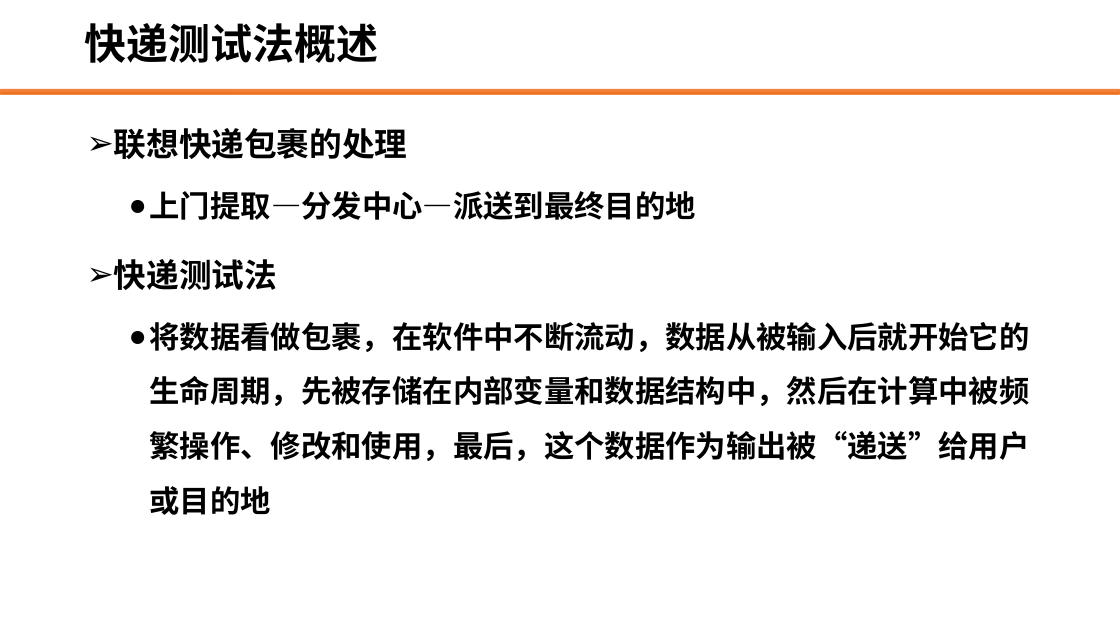
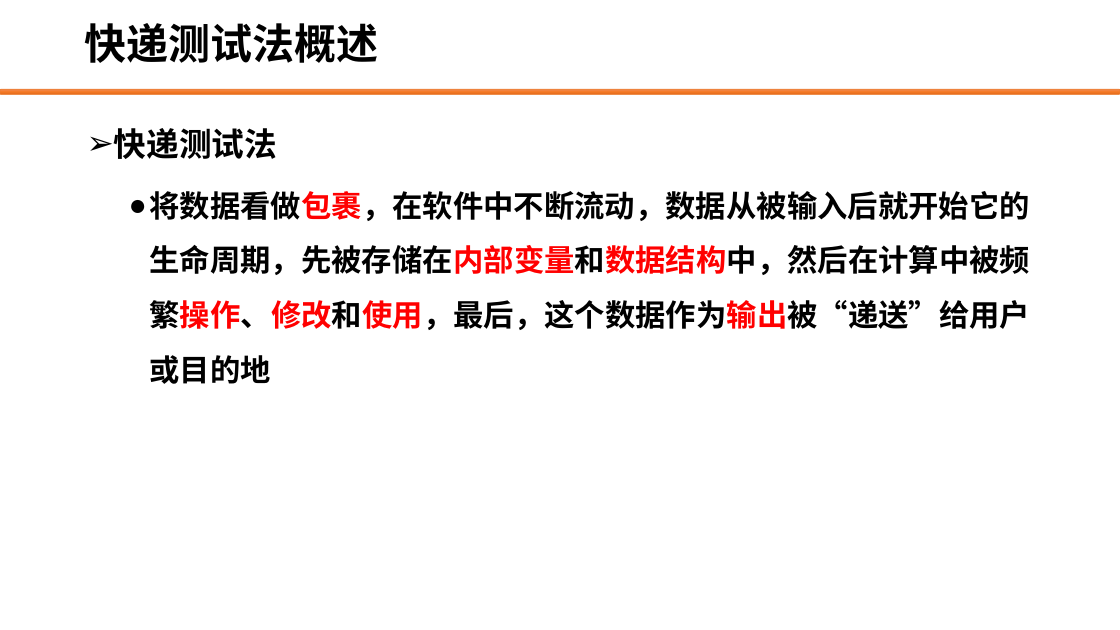
Before and after one commit to edu2act/course-web-system-testing, a slide deck: slide 4 of materials/slides/2.7 探索式测试—快递测试法.pptx (slide 3 before the commit). Drawn at 1120x630 pixels with LibreOffice and Linux fonts; fonts in the diff are those of the drawing; background and template pictures are left out. Boxes give left, top, right and bottom in pixels: in the first picture for what was removed or moved away, otherwise in the second. Text is boxed around its words. In the diff, an @@ line names an element or a change of style, - is before the commit and + after.

```diff
--- a/materials/slides/2.7 探索式测试—快递测试法.pptx
+++ b/materials/slides/2.7 探索式测试—快递测试法.pptx
@@ text at (114, 128, 696, 220): paragraphs removed @@
-➢ 联想快递包裹的处理
-  ● 上门提取—分发中心—派送到最终目的地
@@ text at (150, 191, 1031, 384): text colour #000000 to #FF0000 in "将数据看做包裹，在软件中不断流动，数据从被输入后就开始它的生命周期，先被存储在内部变量和数据结构中，然后在计算中被频繁操 ..." @@
```
Also in this commit, not shown: 1 other slide changed, 5 slides added, 42 other files.
